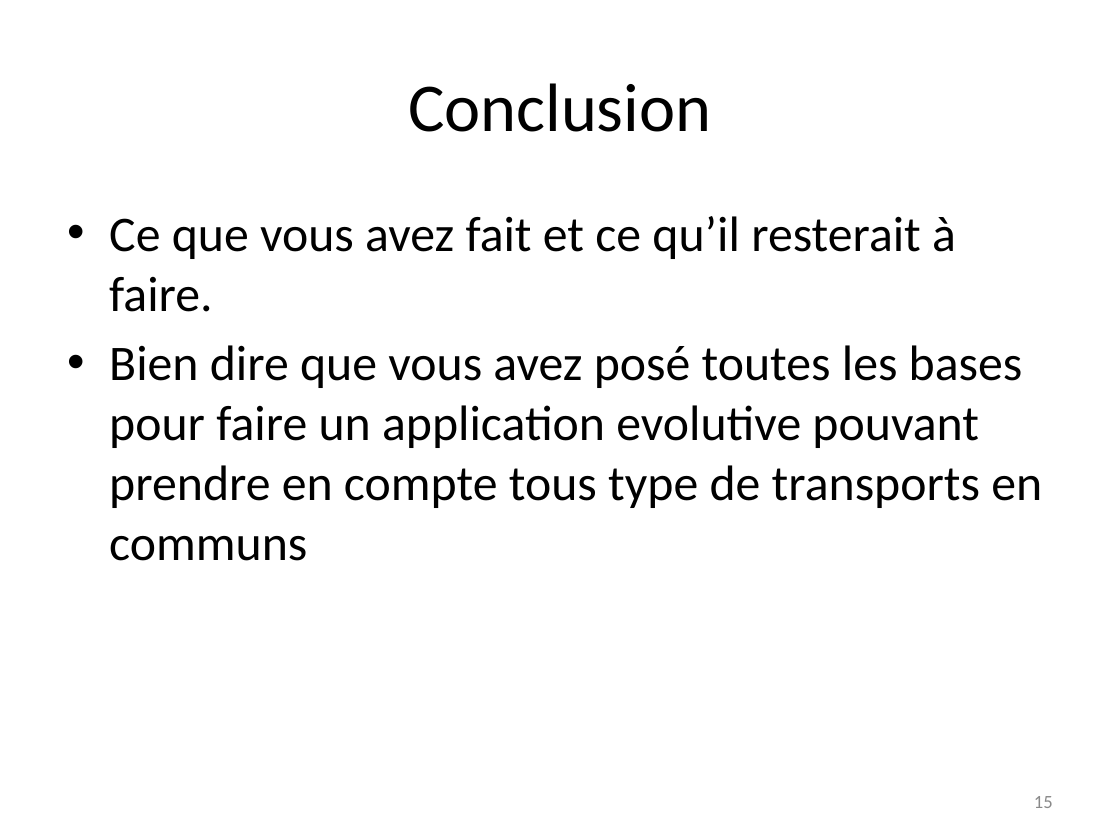
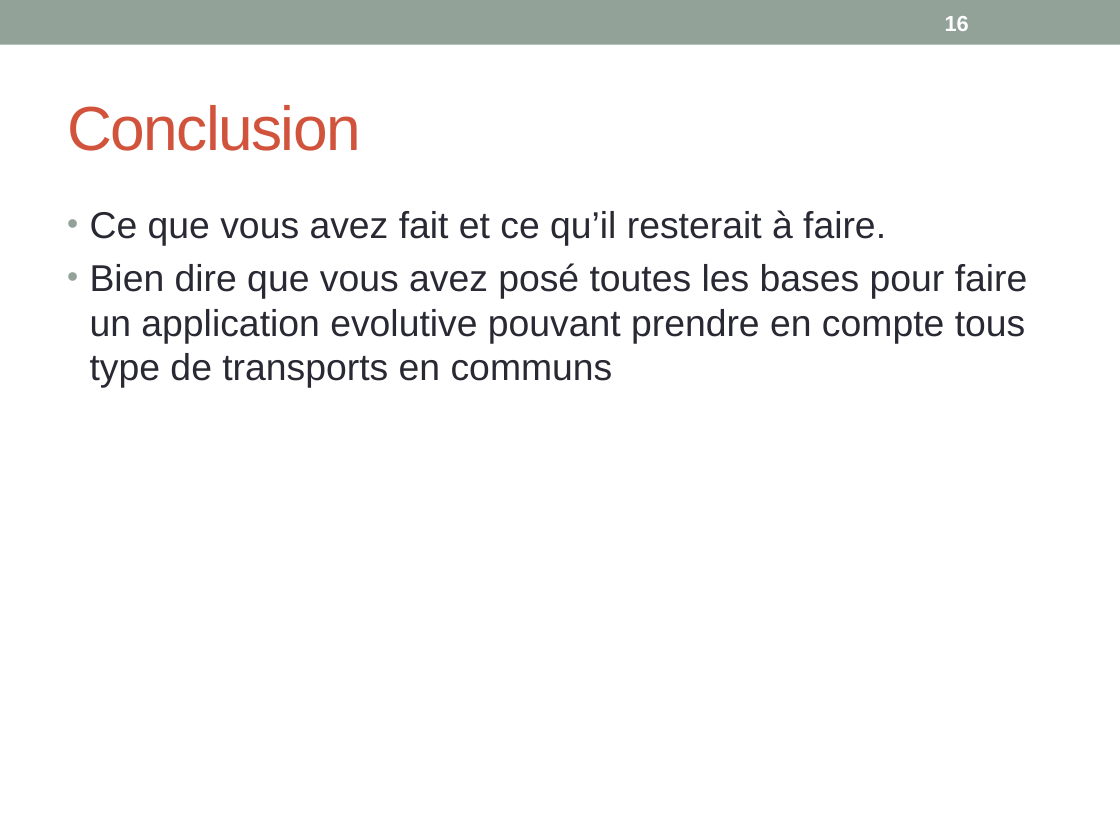
Before and after one commit to gestinronan/Projet-BMA, a slide deck: slide 16 of Documents/presentation BMA.pptx (slide 15 before the commit). Drawn at 1120x840 pixels with LibreOffice and Linux fonts; fonts in the diff are those of the drawing. Boxes give left, top, right and bottom in pixels: in the first picture for what was removed or moved away, otherwise in the second. Text is boxed around its words. In the diff, an @@ line names an element or a change of style, - is before the commit and + after.

```diff
--- a/Documents/presentation BMA.pptx
+++ b/Documents/presentation BMA.pptx
@@ rectangle added at <box>0,0,1120,45</box>, fill #93A299 @@
@@ page number added at <box>945,16,969,31</box>, 14 pt, text #FFFFFF, bold @@
+16
@@ title "Conclusion": place and size @@
-title "Conclusion" at <box>408,83,711,132</box>
+title "Conclusion" at <box>67,105,361,151</box>
@@ title "Conclusion" at <box>67,105,361,151</box>: size 44 to 40 pt, font Calibri to Arial, text colour #000000 to #D2533C, letter spacing 0 to -1 pt; alignment centre to left @@
@@ text "Ce que vous avez fait ..." at <box>90,210,1028,388</box>: size 32 to 24 pt, font Calibri to Arial, text colour #000000 to #292934; indent changed; less space between paragraphs @@
@@ page number removed at <box>1034,796,1053,808</box> @@
-15
```
Also in this commit, not shown: 15 other slides changed, 1 slide added.
